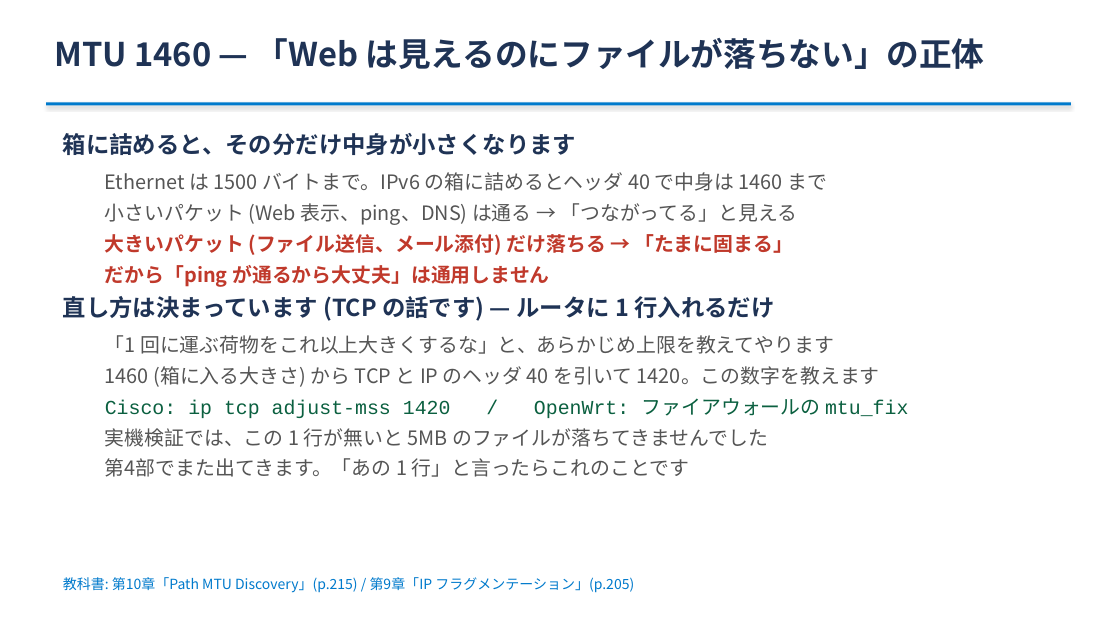
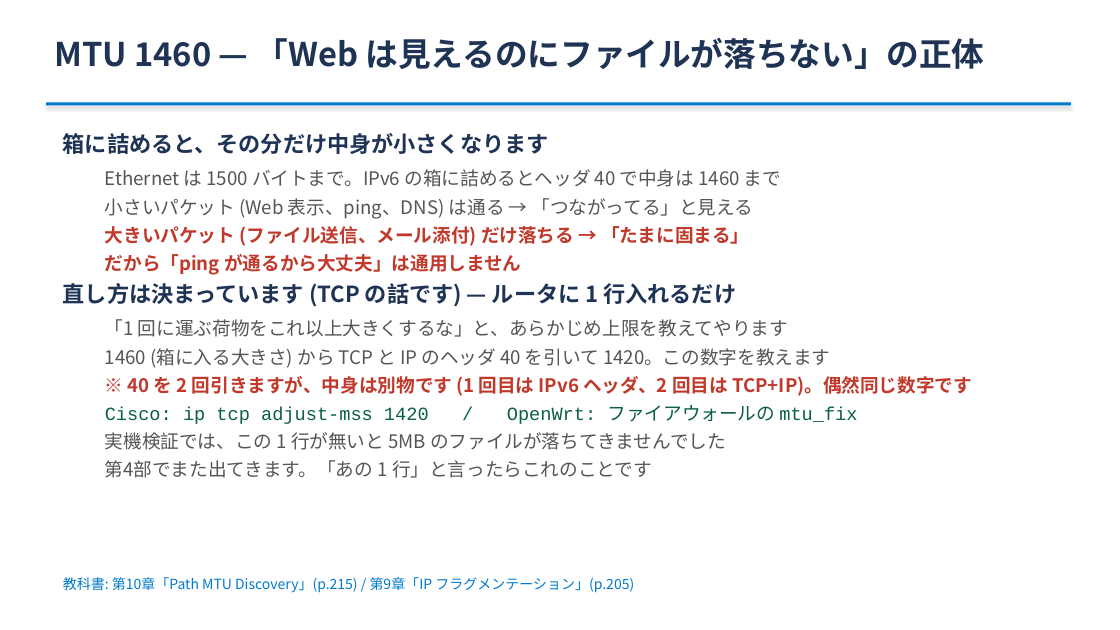
Before and after one commit to ginchankawaii/claude-code-book-template, a slide deck: slide 32 of docs/ipoe-lab/slides/setsumeikai.pptx (slide 31 before the commit). Drawn at 1120x630 pixels with LibreOffice and Linux fonts; fonts in the diff are those of the drawing. Boxes give left, top, right and bottom in pixels: in the first picture for what was removed or moved away, otherwise in the second. Text is boxed around its words. In the diff, an @@ line names an element or a change of style, - is before the commit and + after.

```diff
--- a/docs/ipoe-lab/slides/setsumeikai.pptx
+++ b/docs/ipoe-lab/slides/setsumeikai.pptx
@@ text at (x1=63, y1=133, x2=857, y2=478): size 20 to 19 pt in "箱に詰めると、その分だけ中身が小さくなります", "直し方は決まっています (TCP の話です) — ルータに 1 行入れるだけ"; size 17 to 16 pt in "Ethernet は 1500 バイトまで。IPv6 の箱に詰めるとヘッダ 40 で中身は ...", "小さいパケット (Web 表示、ping、DNS) は通る → 「つながってる」と見える", "大きいパケット (ファイル送信、メール添付) だけ落ちる → 「たまに固まる」", "だから「ping が通るから大丈夫」は通用しません" and 5 more places; less space between paragraphs @@
@@ text at (x1=128, y1=376, x2=972, y2=396): paragraph added @@
+  ※ 40 を 2 回引きますが、中身は別物です (1 回目は IPv6 ヘッダ、2 回目は TCP+IP)。偶然同じ数字です
```
Also in this commit, not shown: 6 other slides changed, 1 slide added, 3 other files.
